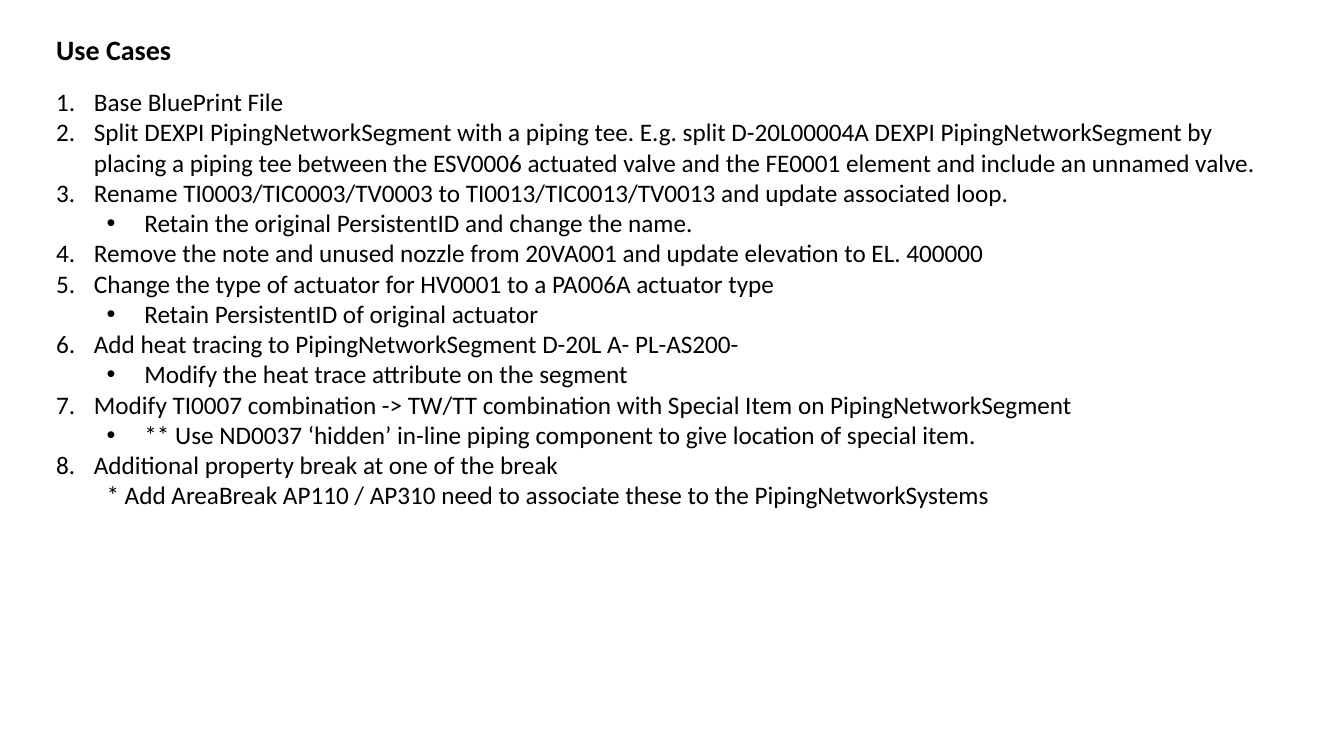
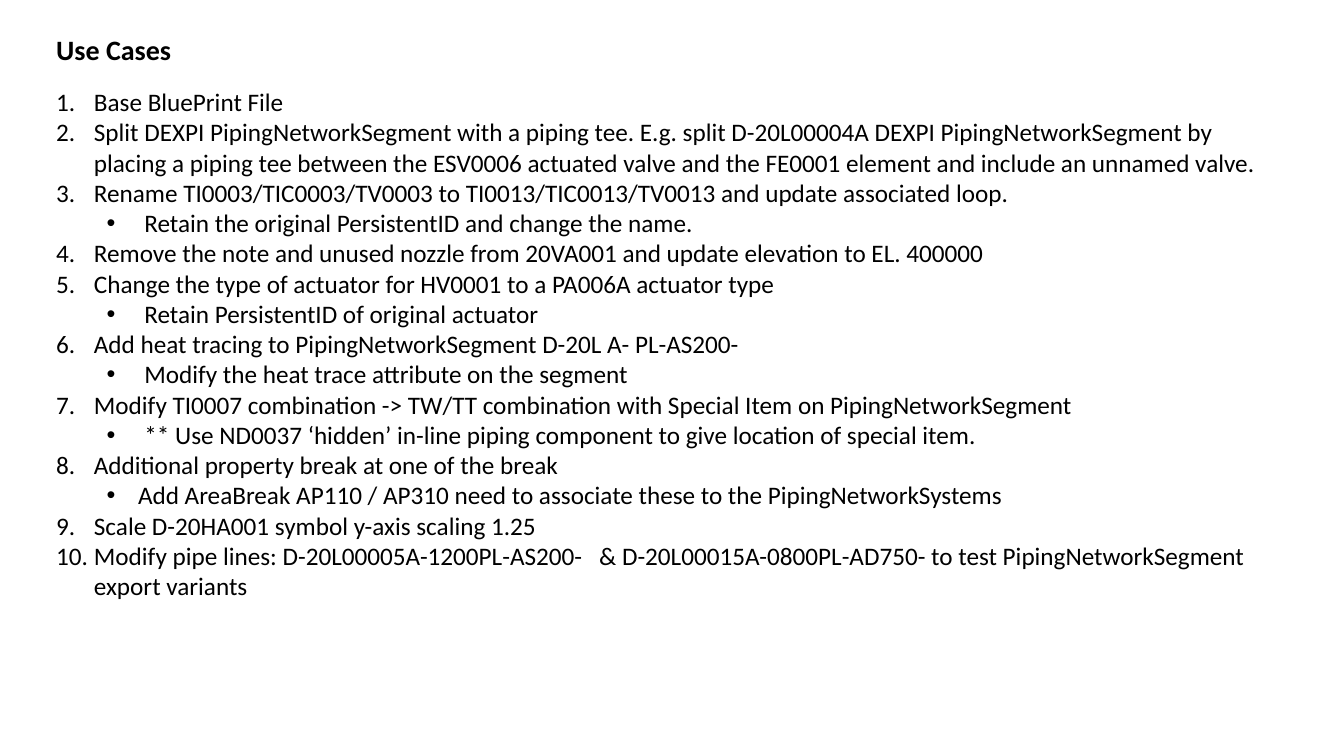
Before and after one commit to equinor/NOAKADEXPI, a slide deck: slide 1 of Blueprint/UseCases_PersistenID.pptx. Drawn at 1344x756 pixels with LibreOffice and Linux fonts; fonts in the diff are those of the drawing. Boxes give left, top, right and bottom in pixels: in the first picture for what was removed or moved away, otherwise in the second. Text is boxed around its words. In the diff, an @@ line names an element or a change of style, - is before the commit and + after.

```diff
--- a/Blueprint/UseCases_PersistenID.pptx
+++ b/Blueprint/UseCases_PersistenID.pptx
@@ text at (94,486,1244,599): text changed @@
-  * Add AreaBreak AP110 / AP310 need to associate these to the PipingNetworkSystems
+  • Add AreaBreak AP110 / AP310 need to associate these to the PipingNetworkSystems
+9. Scale D-20HA001 symbol y-axis scaling 1.25
+10. Modify pipe lines: D-20L00005A-1200PL-AS200- & D-20L00015A-0800PL-AD750- to test PipingNetworkSegment export variants
```
Also in this commit, not shown: 2 slides added, 12 other files.
